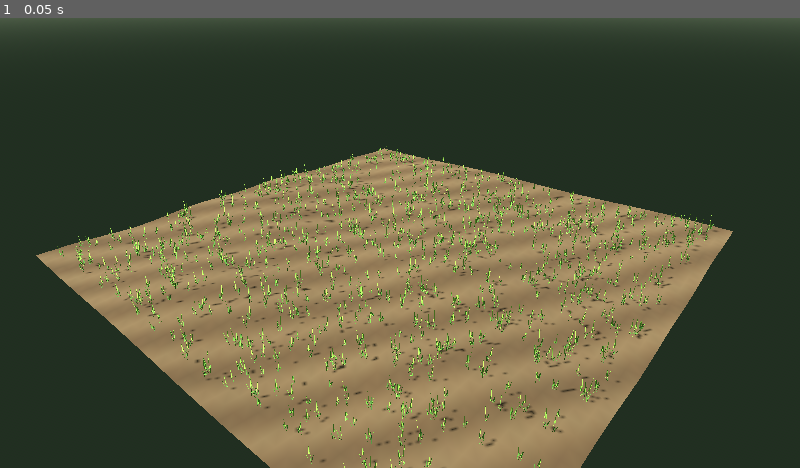
Above: before the commit, frame 1.
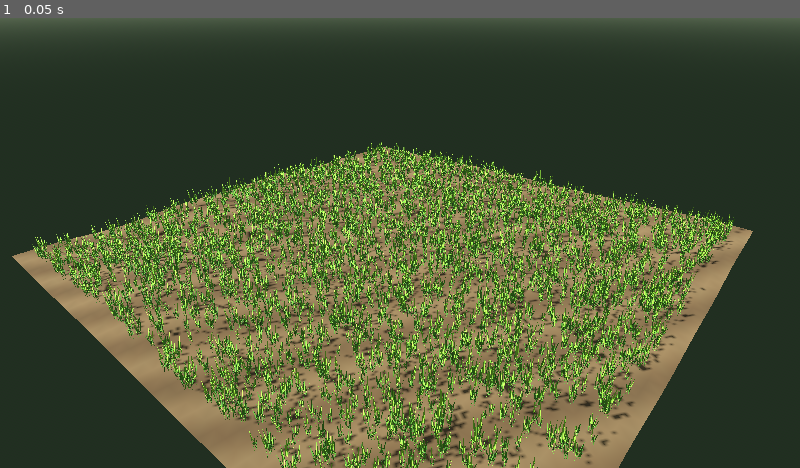
Above: after the commit, the same moment.

Repository: Alejandrokiriatos/RustMobile3DStudio
Game: Godot game, scene res://DemoScenes/GrassTerrain/grass_test.tscn
Same seed, same stepped clock (60 frames per second), same inputs: the game is played once before the commit and once after it.
Inputs:
- Up to frame 1 (0.05 s): no input

The runs differ from the first frame. In frame 1, 29% of the frame differs, in the area x 1-95%, y 27-100%.

Commit message:
Increase grass density and blade variation

Diff:
--- a/Scripts/GrassTerrain/grass_test.gd
+++ b/Scripts/GrassTerrain/grass_test.gd
@@ -4,7 +4,7 @@
 
 const TERRAIN_SIZE := 18.0
 const TERRAIN_SUBDIVISIONS := 48
-const GRASS_COUNT := 1150
+const GRASS_COUNT := 3800
 const PATCH_RADIUS := 8.45
 
 var rng := RandomNumberGenerator.new()
@@ -84,18 +84,20 @@
 	var st := SurfaceTool.new()
 	st.begin(Mesh.PRIMITIVE_TRIANGLES)
 	var blade_colors := [
-		Color(0.20, 0.34, 0.105),
-		Color(0.30, 0.47, 0.14),
-		Color(0.39, 0.53, 0.18),
-		Color(0.24, 0.40, 0.12)
+		Color(0.17, 0.30, 0.085),
+		Color(0.23, 0.39, 0.105),
+		Color(0.30, 0.47, 0.13),
+		Color(0.38, 0.53, 0.16),
+		Color(0.25, 0.42, 0.105),
+		Color(0.20, 0.36, 0.09)
 	]
-	for blade in range(4):
-		var angle := float(blade) * PI * 0.5 + 0.18
+	for blade in range(6):
+		var angle := float(blade) * TAU / 6.0 + 0.18
 		var direction := Vector3(cos(angle), 0.0, sin(angle))
 		var side := Vector3(-direction.z, 0.0, direction.x)
-		var height := 0.28 + 0.13 * float(blade % 3)
-		var width := 0.055 + 0.012 * float(blade % 2)
-		var lean := direction * (0.07 + 0.025 * float(blade % 2))
+		var height := 0.31 + 0.105 * float(blade % 4)
+		var width := 0.065 + 0.012 * float(blade % 2)
+		var lean := direction * (0.075 + 0.03 * float(blade % 2))
 		var base := Vector3.ZERO
 		var left := base - side * width * 0.5
 		var right := base + side * width * 0.5
@@ -142,13 +144,13 @@
 		multimesh.set_instance_transform(i, Transform3D(basis, Vector3(x, y, z)))
 	grass.multimesh = multimesh
 	grass.material_override = grass_material
-	grass.cast_shadow = GeometryInstance3D.SHADOW_CASTING_SETTING_ON
+	# Dense grass keeps shadows disabled to reduce mobile GPU cost.
 	add_child(grass)
 
 func _build_camera() -> void:
 	var camera := Camera3D.new()
 	camera.name = "ShowcaseCamera"
-	camera.position = Vector3(10.8, 8.2, 12.5)
+	camera.position = Vector3(10.2, 7.6, 11.8)
 	camera.fov = 48.0
 	camera.current = true
 	add_child(camera)
